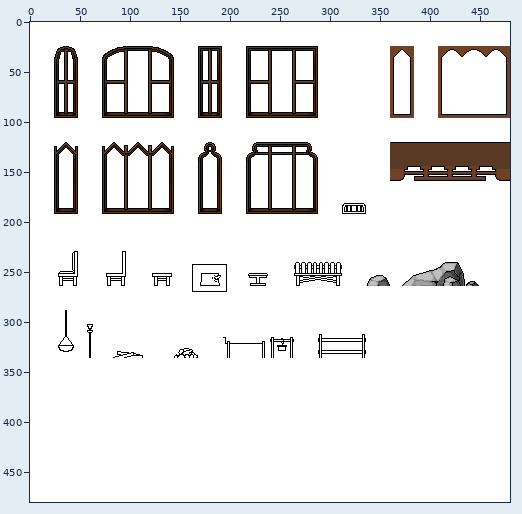
Two states of a pixel-art file, Sprites/Map/Tiles/References.aseprite. The picture above shows the old version from afar; the outline marks the close-up.
Close-up. First the earlier version:
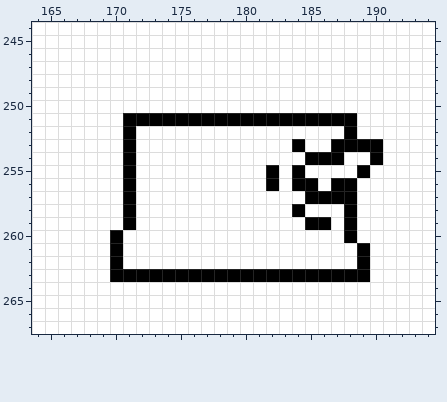
480x480 pixels, 1 frame. Shown: x 164..194, y 244..267. The commit also changed other parts of the picture, which this record leaves out.
After:
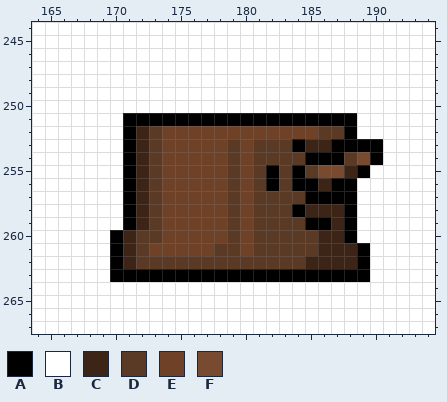
Palette (. is transparent): A #000000  B #ffffff  C #3c2416  D #5a3925  E #6f4228  F #784b30
Difference:
Layer "Layer 1":
Colour B becomes colour C in row 252 at x 172; in row 253 at x 172 and 185 to 186; in row 254 at x 172; in row 255 at x 172 and 188; in row 256 at x 172 and 186; in row 257 at x 172.
Colour B becomes colour C in row 258 at x 172 and 185 to 187; in row 259 at x 172 and 187; in row 260 at x 171 and 186 to 187; in row 261 at x 171 and 186 to 188; in row 262 at x 171 and 185 to 188.
Colour B becomes colour D in row 252 at x 173 and 186 to 187; in row 253 at x 173, 179 and 181 to 183; in row 254 at x 173, 179, 181 to 184 and 188; in row 255 at x 173, 179, 181, 183 and 185; in row 256 at x 173, 179, 181 and 183; in row 257 at x 173, 179 and 181 to 184.
Colour B becomes colour D in row 258 at x 173, 179 and 181 to 183; in row 259 at x 173, 179 and 181 to 184; in row 260 at x 172 to 173, 179 and 181 to 185; in row 261 at x 172, 178 to 179 and 181 to 185; in row 262 at x 172 to 184.
Colour B becomes colour E in row 252 at x 174 to 185; in rows 253 to 260 at x 174 to 178 and 180; in row 261 at x 173 to 177 and 180.
Colour B becomes colour F in row 254 at x 189; in row 255 at x 186 to 187.
Changed places in both close-ups, as pixel boxes (x1, y1, x2, y2):
changed: (123, 126, 370, 269)
